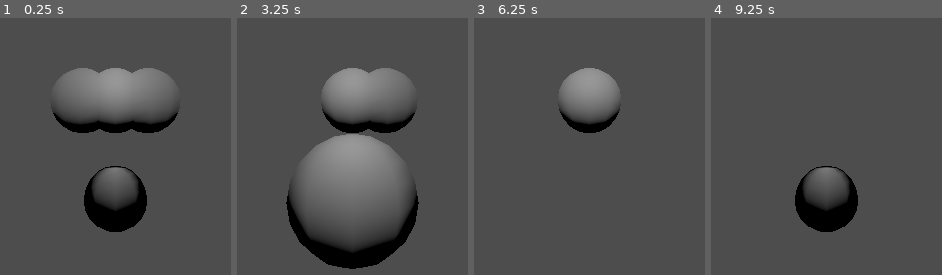
Above: before the commit, frames 1-4 (left to right).
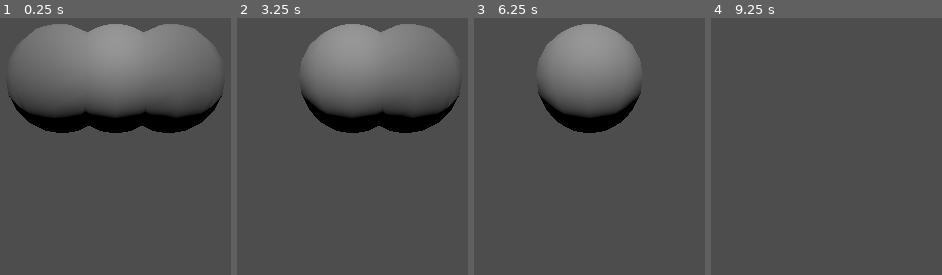
Above: after the commit, the same moments.

Repository: ze2j/godot-tests
Game: Godot game, scene res://without_blend_shape.tscn
The game is run twice, just before and just after one commit, with the same random seed, the same clock (stepped at 60 frames per second) and the same inputs. Before the commit the project starts from res://test_surface_removal.tscn.
Inputs:
- Up to frame 1 (0.25 s): no input
- Up to frame 2 (3.25 s): tap Enter at 0.5, 2 s; tap Space at 1.25, 2.75 s
- Up to frame 3 (6.25 s): tap Enter at 3.5 s; tap Space at 4.25 s
- Up to frame 4 (9.25 s): no input

The runs differ from the first frame. In frame 1, 27% of the frame differs, in the area x 3-97%, y 2-84%; in frame 2, 32%, in the area x 21-97%, y 2-98%; in frame 3, 11%; in frame 4, 3.8%.

Commit message:
clean up remove surface test

Diff:
--- a/remove_surface/project.godot
+++ b/remove_surface/project.godot
@@ -11,6 +11,6 @@
 [application]
 
 config/name="Test Remove Surface"
-run/main_scene="res://test_surface_removal.tscn"
+run/main_scene="res://without_blend_shape.tscn"
 config/features=PackedStringArray("4.4", "Forward Plus")
 config/icon="res://icon.svg"
--- a/remove_surface/test_surface_removal.tscn
+++ /dev/null
@@ -1,26 +0,0 @@
-[gd_scene load_steps=5 format=3 uid="uid://b8j45dkctase7"]
-
-[ext_resource type="Script" uid="uid://emsycfy4b57w" path="res://with_blend_shape.gd" id="1_n7m7n"]
-[ext_resource type="Script" uid="uid://btmxmd5xlqlus" path="res://without_blend_shape.gd" id="2_gpr7g"]
-
-[sub_resource type="ArrayMesh" id="ArrayMesh_76yve"]
-
-[sub_resource type="ArrayMesh" id="ArrayMesh_6uf4l"]
-
-[node name="Node3D" type="Node3D"]
-
-[node name="WithoutBlendShape" type="MeshInstance3D" parent="."]
-transform = Transform3D(1, 0, 0, 0, 1, 0, 0, 0, 1, 0, 1, 0)
-mesh = SubResource("ArrayMesh_76yve")
-script = ExtResource("2_gpr7g")
-
-[node name="WithBlendShape" type="MeshInstance3D" parent="."]
-transform = Transform3D(1, 0, 0, 0, 1, 0, 0, 0, 1, 0, -1, 0)
-mesh = SubResource("ArrayMesh_6uf4l")
-script = ExtResource("1_n7m7n")
-
-[node name="Camera3D" type="Camera3D" parent="."]
-transform = Transform3D(1, 0, 0, 0, 1, 0, 0, 0, 1, 0, 0, 9.03749)
-
-[node name="DirectionalLight3D" type="DirectionalLight3D" parent="."]
-transform = Transform3D(1, 0, 0, 0, 0.76164, 0.648, 0, -0.648, 0.76164, 0, 5, 0)
--- a/remove_surface/with_blend_shape.gd
+++ b/remove_surface/with_blend_shape.gd
@@ -4,37 +4,50 @@
 var radial_segments = 10
 
 func _ready():
-	#pass
 	mesh.blend_shape_mode = Mesh.BLEND_SHAPE_MODE_NORMALIZED
 
-	var bs1 := create_blend_shape(Vector3(0, -1, 0), 2)
+	# Create one surface with one blend shape
+	var bs1 := create_blend_shape(Vector3(0, 0, 0), 2)
 	mesh.add_blend_shape("bs1")
-	var s1 := create_surface_array(Vector3(0, -1, 0), 1)
+	var s1 := create_surface_array(Vector3(0, 0, 0), 1)
 	mesh.add_surface_from_arrays(Mesh.PRIMITIVE_TRIANGLES, s1, [bs1])
+
+	# => A sphere with radius 1 is visible
 	set_blend_shape_value(0, 0)
+	await get_tree().create_timer(3.0).timeout
 
+	# => A sphere with radius 2 is visible
+	set_blend_shape_value(0, 1)
 	await get_tree().create_timer(3.0).timeout
-	set_blend_shape_value(0, 1)
 
+	# Remove the surface
+	# => Adding new blend shapes is possible now
+	mesh.surface_remove(0)
 	await get_tree().create_timer(3.0).timeout
-	mesh.surface_remove(0)
-	#mesh.clear_surfaces()
 
-	await get_tree().create_timer(3.0).timeout
-	var bs2 = create_blend_shape(Vector3(0, -1, 0), 3)
+	# Create one surface with two blend shapes
+	var bs2 = create_blend_shape(Vector3(0, 0, 0), 3)
 	mesh.add_blend_shape("bs2")
-	var s4 := create_surface_array(Vector3(0, -1, 0), 1)
-	mesh.add_surface_from_arrays(Mesh.PRIMITIVE_TRIANGLES, s4, [bs1, bs2])
+	var s2 := create_surface_array(Vector3(0, 0, 0), 1)
+	mesh.add_surface_from_arrays(Mesh.PRIMITIVE_TRIANGLES, s2, [bs1, bs2])
+
+	# => A sphere with radius 1 is visible
 	set_blend_shape_value(0, 0)
 	set_blend_shape_value(1, 0)
+	await get_tree().create_timer(3.0).timeout
 
-	await get_tree().create_timer(3.0).timeout
+	# => A sphere with radius 2 is visible
 	set_blend_shape_value(0, 1)
 	set_blend_shape_value(1, 0)
+	await get_tree().create_timer(3.0).timeout
 
-	await get_tree().create_timer(3.0).timeout
+	# => A sphere with radius 3 is visible
 	set_blend_shape_value(0, 0)
 	set_blend_shape_value(1, 1)
+	await get_tree().create_timer(3.0).timeout
+
+	# Remove the surface
+	mesh.surface_remove(0)
 
 
 func create_blend_shape(pos: Vector3, radius: float) -> Array:
--- /dev/null
+++ b/remove_surface/with_blend_shape.tscn
@@ -0,0 +1,18 @@
+[gd_scene load_steps=3 format=3 uid="uid://c437x40uvek2h"]
+
+[ext_resource type="Script" uid="uid://emsycfy4b57w" path="res://with_blend_shape.gd" id="2_qqc27"]
+
+[sub_resource type="ArrayMesh" id="ArrayMesh_6uf4l"]
+
+[node name="Node3D" type="Node3D"]
+
+[node name="WithBlendShape" type="MeshInstance3D" parent="."]
+transform = Transform3D(1, 0, 0, 0, 1, 0, 0, 0, 1, 0, -1, 0)
+mesh = SubResource("ArrayMesh_6uf4l")
+script = ExtResource("2_qqc27")
+
+[node name="Camera3D" type="Camera3D" parent="."]
+transform = Transform3D(1, 0, 0, 0, 1, 0, 0, 0, 1, 0, 0, 5.5)
+
+[node name="DirectionalLight3D" type="DirectionalLight3D" parent="."]
+transform = Transform3D(1, 0, 0, 0, 0.76164, 0.648, 0, -0.648, 0.76164, 0, 5, 0)
--- a/remove_surface/without_blend_shape.gd
+++ b/remove_surface/without_blend_shape.gd
@@ -1,9 +1,10 @@
 extends MeshInstance3D
 
-var rings = 10
-var radial_segments = 10
+const rings = 10
+const radial_segments = 10
 
 func _ready():
+	# Create 3 surfaces (3 spheres)
 	var s1 := create_surface_array(Vector3(-1, 0, 0), 1)
 	mesh.add_surface_from_arrays(Mesh.PRIMITIVE_TRIANGLES, s1)
 
@@ -13,15 +14,14 @@
 	var s3 := create_surface_array(Vector3(1, 0, 0), 1)
 	mesh.add_surface_from_arrays(Mesh.PRIMITIVE_TRIANGLES, s3)
 
+	# Remove the surfaces one by one
 	await get_tree().create_timer(3.0).timeout
-	remove_surface(0)
+	mesh.surface_remove(0)
 	await get_tree().create_timer(3.0).timeout
-	remove_surface(1)
+	mesh.surface_remove(1)
 	await get_tree().create_timer(3.0).timeout
-	remove_surface(0)
+	mesh.surface_remove(0)
 
-func remove_surface(index: int):
-	mesh.surface_remove(index)
 
 func create_surface_array(pos: Vector3, radius: float) -> Array:
 	var surface_array = []
--- /dev/null
+++ b/remove_surface/without_blend_shape.tscn
@@ -0,0 +1,18 @@
+[gd_scene load_steps=3 format=3 uid="uid://b8j45dkctase7"]
+
+[ext_resource type="Script" uid="uid://btmxmd5xlqlus" path="res://without_blend_shape.gd" id="1_dgaht"]
+
+[sub_resource type="ArrayMesh" id="ArrayMesh_76yve"]
+
+[node name="Node3D" type="Node3D"]
+
+[node name="WithoutBlendShape" type="MeshInstance3D" parent="."]
+transform = Transform3D(1, 0, 0, 0, 1, 0, 0, 0, 1, 0, 1, 0)
+mesh = SubResource("ArrayMesh_76yve")
+script = ExtResource("1_dgaht")
+
+[node name="Camera3D" type="Camera3D" parent="."]
+transform = Transform3D(1, 0, 0, 0, 1, 0, 0, 0, 1, 0, 0, 5.5)
+
+[node name="DirectionalLight3D" type="DirectionalLight3D" parent="."]
+transform = Transform3D(1, 0, 0, 0, 0.76164, 0.648, 0, -0.648, 0.76164, 0, 5, 0)
